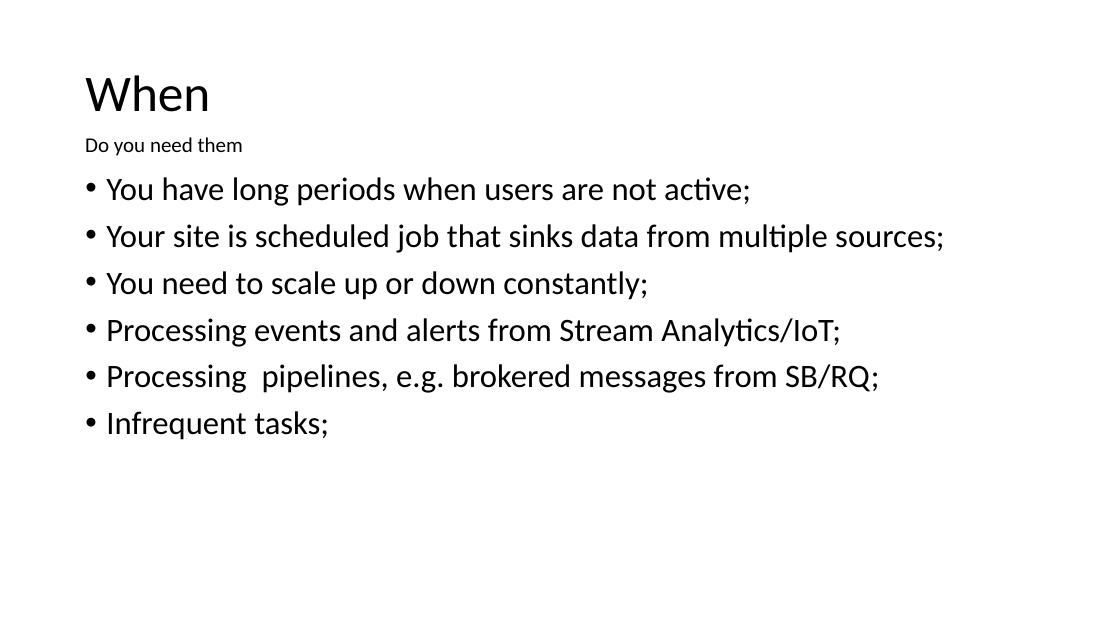
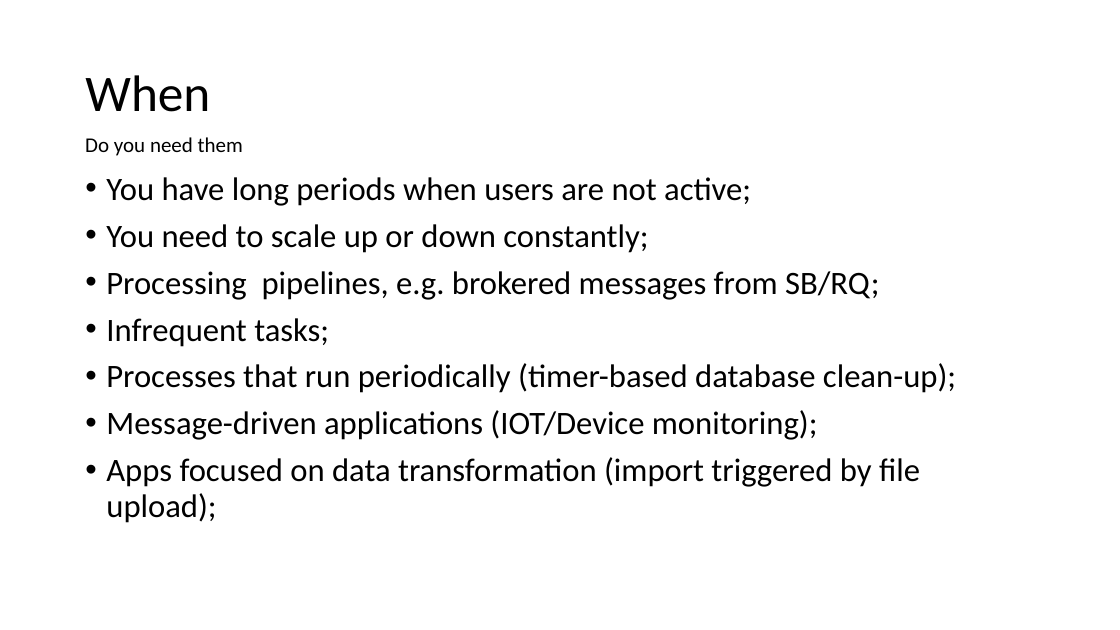
Before and after one commit to Dekorg/TrackApartmentsApp, a slide deck: slide 5 of Presentation/Azure Functions.pptx (slide 4 before the commit). Drawn at 1120x630 pixels with LibreOffice and Linux fonts; fonts in the diff are those of the drawing. Boxes give left, top, right and bottom in pixels: in the first picture for what was removed or moved away, otherwise in the second. Text is boxed around its words. In the diff, an @@ line names an element or a change of style, - is before the commit and + after.

```diff
--- a/Presentation/Azure Functions.pptx
+++ b/Presentation/Azure Functions.pptx
@@ text at (106,224,944,253): paragraph removed @@
-• Your site is scheduled job that sinks data from multiple sources;
@@ text at (106,318,841,347): paragraph removed @@
-• Processing events and alerts from Stream Analytics/IoT;
@@ text at (106,363,956,523): paragraphs added @@
+• Processes that run periodically (timer-based database clean-up);
+• Message-driven applications (IOT/Device monitoring);
+• Apps focused on data transformation (import triggered by file upload);
```
Also in this commit, not shown: 3 other slides changed, 3 slides added, 4 other files.
